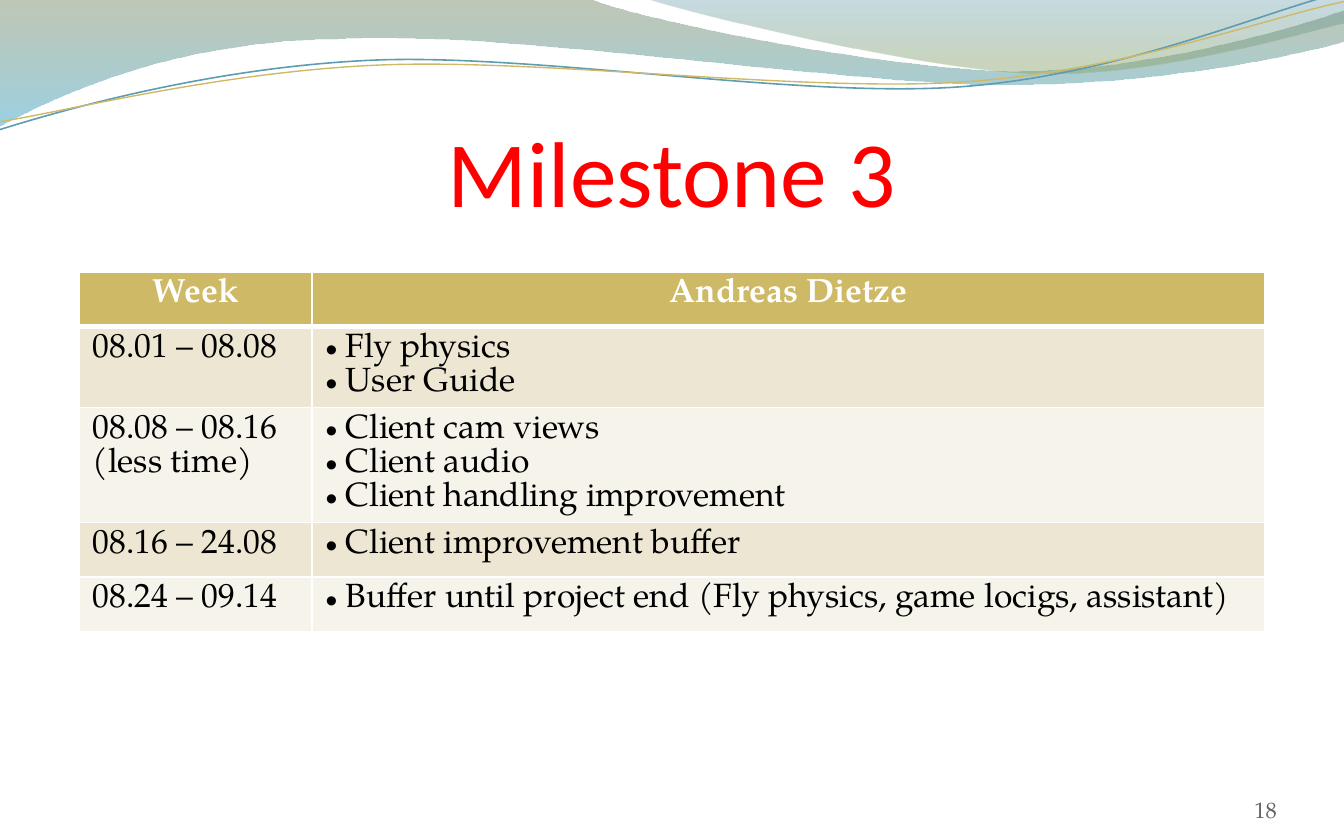
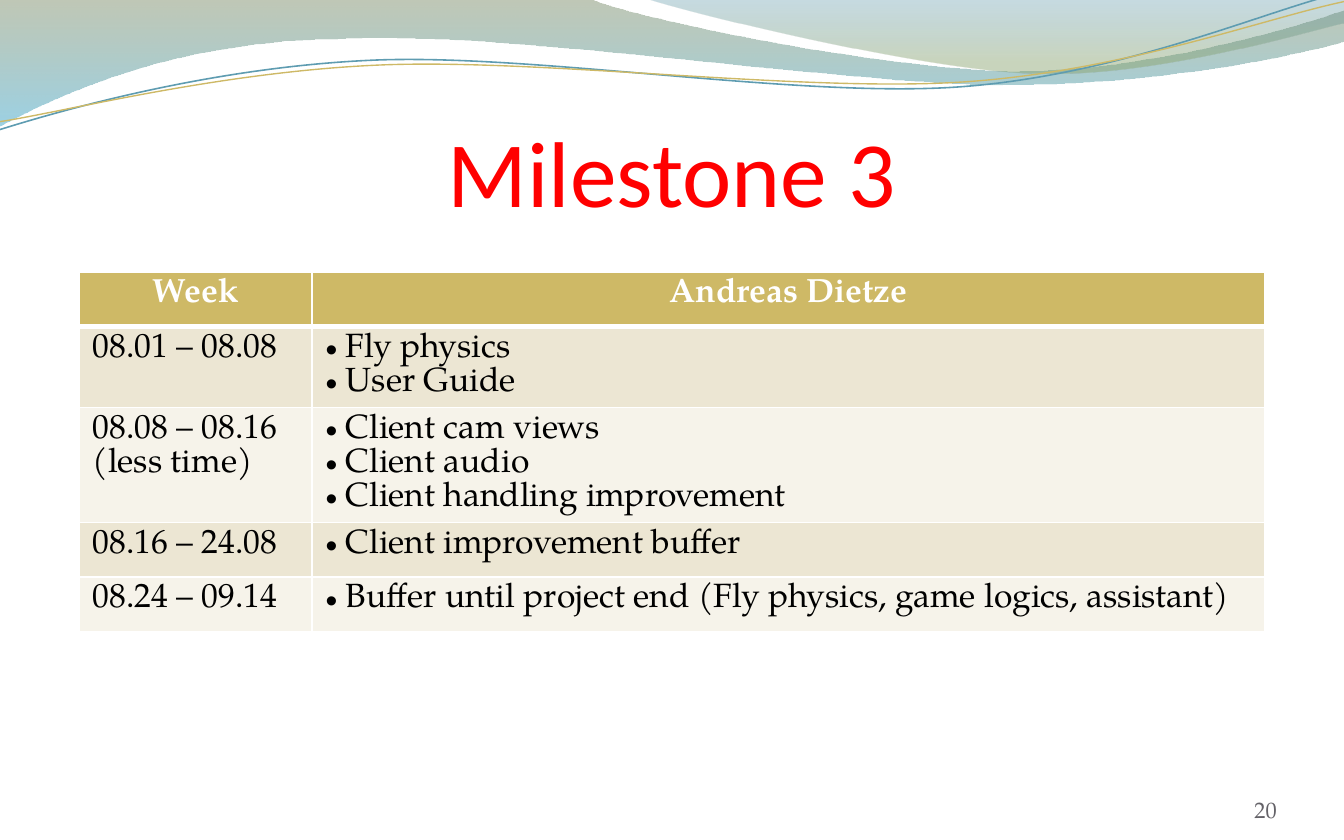
Before and after one commit to andreasdietze/Rift-WingsuitV2, a slide deck: slide 20 of Präsentationen/Projektpräsentation/Project proposal Rift Wingsuit V2.pptx (slide 18 before the commit). Drawn at 1344x840 pixels with LibreOffice and Linux fonts; fonts in the diff are those of the drawing; background and template pictures are left out. Boxes give left, top, right and bottom in pixels: in the first picture for what was removed or moved away, otherwise in the second. Text is boxed around its words. In the diff, an @@ line names an element or a change of style, - is before the commit and + after.

```diff
--- a/Präsentationen/Projektpräsentation/Project proposal Rift Wingsuit V2.pptx
+++ b/Präsentationen/Projektpräsentation/Project proposal Rift Wingsuit V2.pptx
@@ table at (79, 271, 1265, 664) @@
-row 5, column 2: Buffer until project end (Fly physics, game locigs, assistant)
+row 5, column 2: Buffer until project end (Fly physics, game logics, assistant)
@@ page number at (1254, 802, 1276, 819): text changed @@
-18
+20
```
Also in this commit, not shown: 3 other slides changed, 3 slides added.
